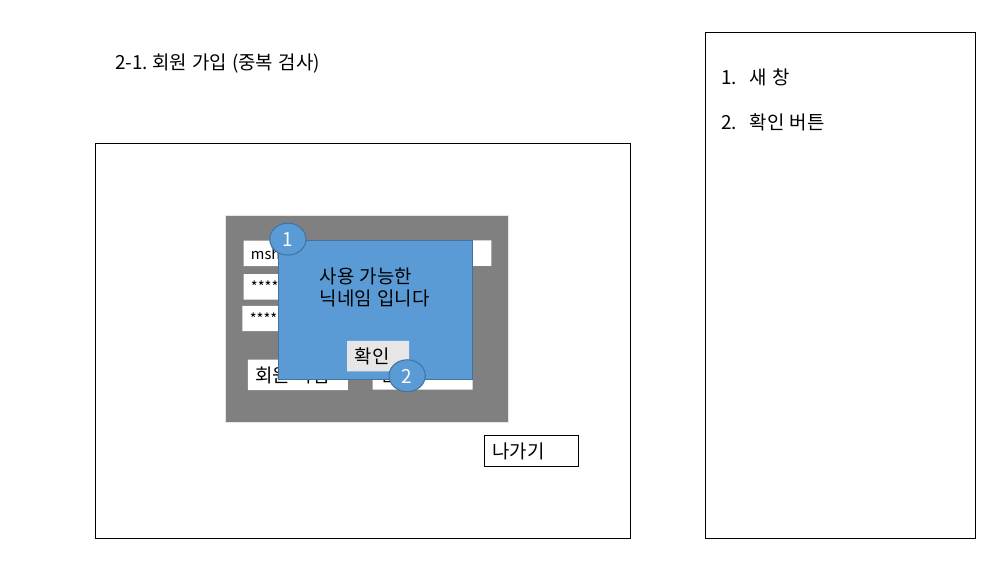
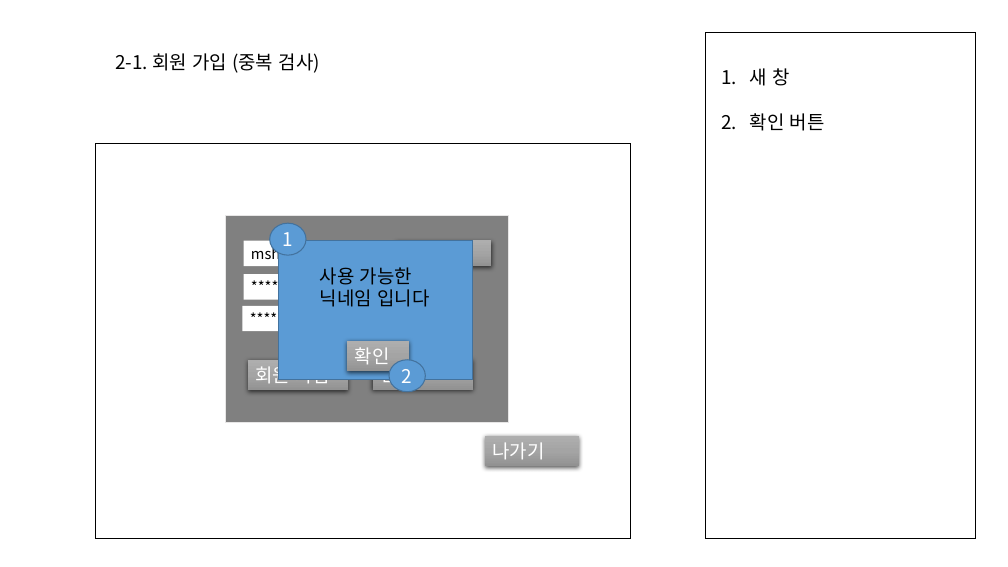
Before and after one commit to Hernameis/rockSissorsPaper_Online, a slide deck: slide 7 of StoryBoard.pptx (slide 6 before the commit). Drawn at 1008x567 pixels with LibreOffice and Linux fonts; fonts in the diff are those of the drawing. Boxes give left, top, right and bottom in pixels: in the first picture for what was removed or moved away, otherwise in the second. Text is boxed around its words. In the diff, an @@ line names an element or a change of style, - is before the commit and + after.

```diff
--- a/StoryBoard.pptx
+++ b/StoryBoard.pptx
@@ rectangle at bbox=[396, 240, 492, 266]: fill #FFFFFF to gradient #AFAFAF to #A5A5A5 to #939393; shadow on @@
@@ rectangle "확인" at bbox=[347, 341, 409, 371]: text colour #000000 to #FFFFFF; fill #E7E6E6 to gradient #AFAFAF to #A5A5A5 to #939393; shadow on @@
@@ rectangle "닫기" at bbox=[373, 359, 473, 389]: text colour #000000 to #FFFFFF; fill #FFFFFF to gradient #AFAFAF to #A5A5A5 to #939393; shadow on @@
@@ rectangle "회원 가입" at bbox=[248, 360, 348, 390]: text colour #000000 to #FFFFFF; fill #FFFFFF to gradient #AFAFAF to #A5A5A5 to #939393; shadow on @@
@@ rectangle "나가기" at bbox=[485, 436, 579, 466]: text colour #000000 to #FFFFFF; fill none to gradient #AFAFAF to #A5A5A5 to #939393; outline #000000 0.75 pt to none; shadow on @@
```
Also in this commit, not shown: 10 other slides changed, 1 slide added.
